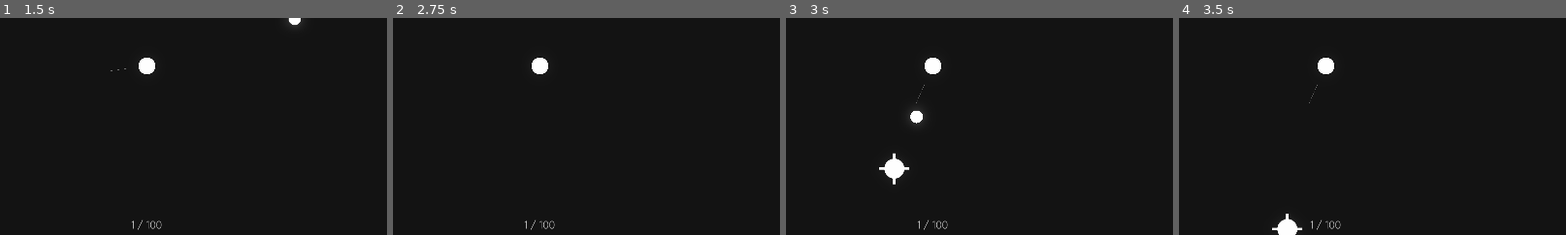
Above: before the commit, frames 1-4 (left to right).
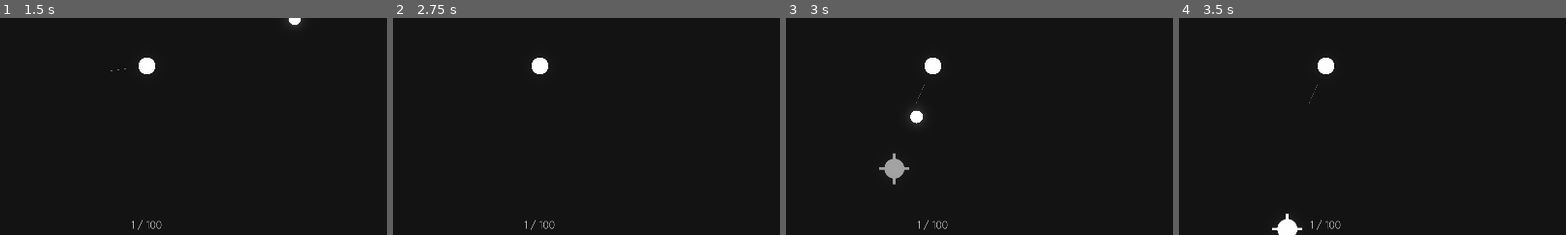
Above: after the commit, the same moments.

Repository: aiden10/towertide
Game: Godot game, scene res://Arena/arena.tscn
Two runs of this game, one before a commit and one after it. Both use one fixed random seed, a clock stepped at 60 frames per second and the inputs below.
Inputs (mouse positions are % of the whole screen's width and height, from its top left):
- Up to frame 1 (1.5 s): tap Enter at 0.5 s; move the mouse to (72, 45) at 0.52 s; press the mouse at (72, 45) at 0.53 s; hold D (right) 0.53-1.28 s; move the mouse to (30, 55) at 1.27 s; release the mouse at (30, 55) at 1.28 s; hold S (down) from 1.28 s (still down); click (30, 55) at 1.35 s
- Up to frame 2 (2.75 s): move the mouse to (60, 28) at 2.02 s; release S (down) at 2.03 s; press the mouse at (60, 28) at 2.03 s; hold D (right) from 2.03 s (still down); tap 1 (place_tower1) at 2.1 s
- Up to frame 3 (3 s): move the mouse to (45, 70) at 2.77 s; release D (right) at 2.78 s; release the mouse at (45, 70) at 2.78 s; hold W (up) from 2.78 s (still down); click (45, 70) at 2.85 s
- Up to frame 4 (3.5 s): keep holding W (up)
The pictures show only the part of the screen within x 31-81%, y 39-89%; the shares and areas given below are measured in that part.

Frames 1-2 are identical in both runs. In frame 3, 0.5% of the frame differs, in the area x 24-32%, y 62-77%; in frame 4, nothing differs.

Commit message:
added tower upgrade overlay

Diff:
--- a/Arena/arena.gd
+++ b/Arena/arena.gd
@@ -23,6 +23,13 @@
 	EventBus.arena_spawn.connect(add_to_arena)
 	EventBus.level_exited.connect(start_new_level)
 	EventBus.arena_initialized.emit()
+
+func _unhandled_input(event: InputEvent) -> void:
+	if event is InputEventMouseButton:
+		if event.button_index == MOUSE_BUTTON_LEFT and event.pressed:
+			if GameState.selected_tower:
+				GameState.selected_tower.deselect_tower()
+				GameState.selected_tower = null
 
 func _process(delta: float) -> void:
 	check_clear_condition()
--- a/Enemy/enemy.gd
+++ b/Enemy/enemy.gd
@@ -13,6 +13,7 @@
 var gold_drop_range: float
 var drop_count: int
 var knockback_velocity: Vector2 = Vector2.ZERO
+var died: bool = false
 
 func _physics_process(delta: float) -> void:
 	if knockback_velocity != Vector2.ZERO:
@@ -26,13 +27,14 @@
 
 func take_damage(damage_taken: float, knockback_direction: Vector2 = Vector2.ZERO) -> void:
 	health -= damage_taken
-	var tween = get_tree().create_tween()
-	tween.tween_property($Sprite, "modulate", Color8(255, 255, 255, 100), 0.02)
-	if health > 0:
+	var tween = create_tween()
+	tween.tween_property($Sprite, "modulate", Color8(255, 255, 255, 100), 0.1)
+	if health <= 0:
+		if not died:
+			tween.finished.connect(on_death)
+			died = true
+	else:
 		tween.tween_callback(reset_modulation)
-	if health <= 0:
-		tween.tween_property($Sprite, "modulate", Color8(0, 0, 0, 0), 0.01)
-		tween.tween_callback(on_death)
 
 	if knockback_direction != Vector2.ZERO:
 		knockback_velocity = knockback_direction * PlayerState.knockback
--- a/Overlay/Overlay.tscn
+++ b/Overlay/Overlay.tscn
@@ -9,6 +9,7 @@
 [ext_resource type="Texture2D" uid="uid://dy3wa6verao8k" path="res://sprites/towers/cross/f1.png" id="7_f0nbu"]
 [ext_resource type="PackedScene" uid="uid://dv8le20yq355c" path="res://overlay/stat_allocation/StatsAllocation.tscn" id="8_idaox"]
 [ext_resource type="Texture2D" uid="uid://5jyf0xi3t30s" path="res://sprites/overlay/arrow.png" id="9_lquxq"]
+[ext_resource type="PackedScene" uid="uid://4w1hmsky4dxm" path="res://overlay/upgrade_menu/UpgradeMenu.tscn" id="10_gi2n7"]
 
 [sub_resource type="StyleBoxFlat" id="StyleBoxFlat_3djtx"]
 bg_color = Color(0.6, 0.6, 0.6, 0.0392157)
@@ -250,3 +251,6 @@
 scale = Vector2(0.5, 0.5)
 pivot_offset = Vector2(89, 56)
 texture = ExtResource("9_lquxq")
+
+[node name="UpgradeMenu" parent="CanvasLayer" instance=ExtResource("10_gi2n7")]
+visible = false
--- a/Overlay/stat_allocation/stats_allocation.gd
+++ b/Overlay/stat_allocation/stats_allocation.gd
@@ -50,11 +50,11 @@
 	bullet_speed_container.mouse_exited.connect(_bullet_speed_container_exited)
 	pierce_container.mouse_entered.connect(_pierce_container_entered)
 	pierce_container.mouse_exited.connect(_pierce_container_exited)
-
 	self.visible = false
+	if PlayerState.levels_available > 0:
+		_on_level_up()
 
 func _damage_container_entered() -> void:
-	print("damage container entered")
 	damage_container.modulate = Color8(255, 255, 255, 150)
 func _damage_container_exited() -> void:
 	damage_container.modulate = Color8(255, 255, 255, 255)
--- /dev/null
+++ b/Overlay/upgrade_menu/UpgradeMenu.tscn
@@ -0,0 +1,143 @@
+[gd_scene load_steps=7 format=3 uid="uid://4w1hmsky4dxm"]
+
+[ext_resource type="Theme" uid="uid://c6j20s0418q2g" path="res://resources/main_theme.tres" id="1_vdpxo"]
+[ext_resource type="Texture2D" uid="uid://dy3wa6verao8k" path="res://sprites/towers/cross/f1.png" id="2_678dg"]
+[ext_resource type="Script" path="res://overlay/upgrade_menu/upgrade_menu.gd" id="2_xj3u0"]
+[ext_resource type="Texture2D" uid="uid://dubu0owmc1kjs" path="res://sprites/towers/cross/f5.png" id="3_hcvc4"]
+[ext_resource type="Texture2D" uid="uid://bcdrfgq3elr05" path="res://sprites/overlay/gold.png" id="4_mj6ee"]
+
+[sub_resource type="StyleBoxFlat" id="StyleBoxFlat_f8jxe"]
+bg_color = Color(0.235294, 0.235294, 0.235294, 0.196078)
+corner_radius_top_left = 15
+corner_radius_top_right = 15
+corner_radius_bottom_right = 15
+corner_radius_bottom_left = 15
+expand_margin_left = 25.0
+expand_margin_top = 25.0
+expand_margin_right = 25.0
+expand_margin_bottom = 25.0
+
+[node name="UpgradeMenu" type="MarginContainer"]
+anchors_preset = 6
+anchor_left = 1.0
+anchor_top = 0.5
+anchor_right = 1.0
+anchor_bottom = 0.5
+offset_left = -103.0
+offset_top = -104.0
+offset_bottom = 104.0
+grow_horizontal = 0
+grow_vertical = 2
+theme = ExtResource("1_vdpxo")
+theme_override_constants/margin_right = 75
+script = ExtResource("2_xj3u0")
+
+[node name="PanelContainer" type="PanelContainer" parent="."]
+layout_mode = 2
+theme_override_styles/panel = SubResource("StyleBoxFlat_f8jxe")
+
+[node name="VBoxContainer" type="VBoxContainer" parent="PanelContainer"]
+layout_mode = 2
+theme_override_constants/separation = 10
+
+[node name="TowerName" type="Label" parent="PanelContainer/VBoxContainer"]
+layout_mode = 2
+text = "Cross Tower"
+
+[node name="TowerImage" type="TextureRect" parent="PanelContainer/VBoxContainer"]
+custom_minimum_size = Vector2(100, 100)
+layout_mode = 2
+size_flags_horizontal = 4
+size_flags_vertical = 4
+texture = ExtResource("2_678dg")
+expand_mode = 2
+
+[node name="Upgrade1" type="VBoxContainer" parent="PanelContainer/VBoxContainer"]
+layout_mode = 2
+theme_override_constants/separation = 10
+
+[node name="NextTowerContainer" type="HBoxContainer" parent="PanelContainer/VBoxContainer/Upgrade1"]
+layout_mode = 2
+theme_override_constants/separation = 15
+
+[node name="Upgrade1Button" type="Button" parent="PanelContainer/VBoxContainer/Upgrade1/NextTowerContainer"]
+layout_mode = 2
+text = "Upgrade1"
+
+[node name="Upgrade1Image" type="TextureRect" parent="PanelContainer/VBoxContainer/Upgrade1/NextTowerContainer"]
+layout_mode = 2
+texture = ExtResource("3_hcvc4")
+expand_mode = 2
+
+[node name="PriceContainer" type="HBoxContainer" parent="PanelContainer/VBoxContainer/Upgrade1"]
+layout_mode = 2
+theme_override_constants/separation = 20
+
+[node name="TextureRect" type="TextureRect" parent="PanelContainer/VBoxContainer/Upgrade1/PriceContainer"]
+layout_mode = 2
+texture = ExtResource("4_mj6ee")
+expand_mode = 3
+
+[node name="Upgrade1Price" type="Label" parent="PanelContainer/VBoxContainer/Upgrade1/PriceContainer"]
+layout_mode = 2
+text = "200"
+
+[node name="Upgrade2" type="VBoxContainer" parent="PanelContainer/VBoxContainer"]
+layout_mode = 2
+theme_override_constants/separation = 10
+
+[node name="NextTowerContainer" type="HBoxContainer" parent="PanelContainer/VBoxContainer/Upgrade2"]
+layout_mode = 2
+theme_override_constants/separation = 15
+
+[node name="Upgrade2Button" type="Button" parent="PanelContainer/VBoxContainer/Upgrade2/NextTowerContainer"]
+layout_mode = 2
+text = "Upgrade2"
+
+[node name="Upgrade2Image" type="TextureRect" parent="PanelContainer/VBoxContainer/Upgrade2/NextTowerContainer"]
+layout_mode = 2
+texture = ExtResource("3_hcvc4")
+expand_mode = 2
+
+[node name="PriceContainer" type="HBoxContainer" parent="PanelContainer/VBoxContainer/Upgrade2"]
+layout_mode = 2
+theme_override_constants/separation = 20
+
+[node name="TextureRect" type="TextureRect" parent="PanelContainer/VBoxContainer/Upgrade2/PriceContainer"]
+layout_mode = 2
+texture = ExtResource("4_mj6ee")
+expand_mode = 3
+
+[node name="Upgrade2Price" type="Label" parent="PanelContainer/VBoxContainer/Upgrade2/PriceContainer"]
+layout_mode = 2
+text = "200"
+
+[node name="Upgrade3" type="VBoxContainer" parent="PanelContainer/VBoxContainer"]
+layout_mode = 2
+theme_override_constants/separation = 10
+
+[node name="NextTowerContainer" type="HBoxContainer" parent="PanelContainer/VBoxContainer/Upgrade3"]
+layout_mode = 2
+theme_override_constants/separation = 15
+
+[node name="Upgrade3Button" type="Button" parent="PanelContainer/VBoxContainer/Upgrade3/NextTowerContainer"]
+layout_mode = 2
+text = "Upgrade1"
+
+[node name="Upgrade3Image" type="TextureRect" parent="PanelContainer/VBoxContainer/Upgrade3/NextTowerContainer"]
+layout_mode = 2
+texture = ExtResource("3_hcvc4")
+expand_mode = 2
+
+[node name="PriceContainer" type="HBoxContainer" parent="PanelContainer/VBoxContainer/Upgrade3"]
+layout_mode = 2
+theme_override_constants/separation = 20
+
+[node name="TextureRect" type="TextureRect" parent="PanelContainer/VBoxContainer/Upgrade3/PriceContainer"]
+layout_mode = 2
+texture = ExtResource("4_mj6ee")
+expand_mode = 3
+
+[node name="Upgrade3Price" type="Label" parent="PanelContainer/VBoxContainer/Upgrade3/PriceContainer"]
+layout_mode = 2
+text = "200"
--- /dev/null
+++ b/Overlay/upgrade_menu/upgrade_menu.gd
@@ -0,0 +1,90 @@
+extends MarginContainer
+
+var tower: Tower
+@onready var tower_name: Label = $PanelContainer/VBoxContainer/TowerName
+@onready var tower_image: TextureRect = $PanelContainer/VBoxContainer/TowerImage
+@onready var upgrade1_button: Button = $PanelContainer/VBoxContainer/Upgrade1/NextTowerContainer/Upgrade1Button
+@onready var upgrade1_image: TextureRect = $PanelContainer/VBoxContainer/Upgrade1/NextTowerContainer/Upgrade1Image
+@onready var upgrade1_price: Label = $PanelContainer/VBoxContainer/Upgrade1/PriceContainer/Upgrade1Price
+@onready var upgrade2_button: Button = $PanelContainer/VBoxContainer/Upgrade2/NextTowerContainer/Upgrade2Button
+@onready var upgrade2_image: TextureRect = $PanelContainer/VBoxContainer/Upgrade2/NextTowerContainer/Upgrade2Image
+@onready var upgrade2_price: Label = $PanelContainer/VBoxContainer/Upgrade2/PriceContainer/Upgrade2Price
+@onready var upgrade3_button: Button = $PanelContainer/VBoxContainer/Upgrade3/NextTowerContainer/Upgrade3Button
+@onready var upgrade3_image: TextureRect = $PanelContainer/VBoxContainer/Upgrade3/NextTowerContainer/Upgrade3Image
+@onready var upgrade3_price: Label = $PanelContainer/VBoxContainer/Upgrade3/PriceContainer/Upgrade3Price
+
+func _ready() -> void:
+	EventBus.tower_selected.connect(_show_upgrades)
+	EventBus.tower_deselected.connect(_hide_upgrades)
+	upgrade1_button.pressed.connect(_upgrade1)
+	upgrade2_button.pressed.connect(_upgrade2)
+	upgrade3_button.pressed.connect(_upgrade3)
+
+func _upgrade1() -> void:
+	if upgrade1_button.text == Towers.end_of_path_name:
+		return
+	## Replace GameState.selected_tower with tower.upgrade1_scene
+
+func _upgrade2() -> void:
+	if upgrade2_button.text == Towers.end_of_path_name:
+		return
+func _upgrade3() -> void:
+	if upgrade3_button.text == Towers.end_of_path_name:
+		return
+
+func _show_upgrades() -> void:
+	self.visible = true
+	tower = GameState.selected_tower
+	tower_name.text = tower.tower_name
+	tower_image.texture = tower.image
+
+	# Upgrade 1
+	if not tower.upgrade1_price:
+		upgrade1_price.text = Towers.end_of_path_cost
+	else:
+		upgrade1_price.text = str(tower.upgrade1_price)
+
+	if not tower.upgrade1_name:
+		upgrade1_button.text = Towers.end_of_path_name
+	else:
+		upgrade1_button.text = tower.upgrade1_name
+
+	if not tower.upgrade1_image:
+		upgrade1_image.texture = Towers.end_of_path_image
+	else:
+		upgrade1_image.texture = tower.upgrade1_image
+
+	# Upgrade 2
+	if not tower.upgrade2_price:
+		upgrade2_price.text = Towers.end_of_path_cost
+	else:
+		upgrade2_price.text = str(tower.upgrade2_price)
+
+	if not tower.upgrade2_name:
+		upgrade2_button.text = Towers.end_of_path_name
+	else:
+		upgrade2_button.text = tower.upgrade2_name
+
+	if not tower.upgrade2_image:
+		upgrade2_image.texture = Towers.end_of_path_image
+	else:
+		upgrade2_image.texture = tower.upgrade2_image
+
+	# Upgrade 3
+	if not tower.upgrade3_price:
+		upgrade3_price.text = Towers.end_of_path_cost
+	else:
+		upgrade3_price.text = str(tower.upgrade3_price)
+
+	if not tower.upgrade3_name:
+		upgrade3_button.text = Towers.end_of_path_name
+	else:
+		upgrade3_button.text = tower.upgrade3_name
+
+	if not tower.upgrade3_image:
+		upgrade3_image.texture = Towers.end_of_path_image
+	else:
+		upgrade3_image.texture = tower.upgrade3_image
+
+func _hide_upgrades() -> void:
+	self.visible = false
--- a/Player/player.gd
+++ b/Player/player.gd
@@ -87,7 +87,7 @@
 func process_regen(delta: float) -> void:
 	regen_timer -= delta
 	if regen_timer <= 0:
-		PlayerState.health += PlayerState.regen
+		PlayerState.health = (PlayerState.health + PlayerState.regen) % PlayerState.max_health
 		regen_timer = PlayerState.regen_cooldown
 
 func _add_item_scene(item_scene: PackedScene) -> void:
--- a/autoloads/event_bus.gd
+++ b/autoloads/event_bus.gd
@@ -15,3 +15,5 @@
 signal door_visible
 signal door_not_visible
 signal update_spawning_bar(time, enemies_to_spawn, time_scale)
+signal tower_selected
+signal tower_deselected
--- a/autoloads/towers.gd
+++ b/autoloads/towers.gd
@@ -3,3 +3,8 @@
 var CROSS_COST: int = 10
 var CROSS_NAME: String = "Cross Tower"
 var CROSS_COOLDOWN: float = 2
+var CROSS_IMAGE: Texture = load("res://sprites/towers/cross/f1.png")
+
+var end_of_path_name: String = "End of path"
+var end_of_path_image: Texture = load("res://sprites/towers/lock.png")
+var end_of_path_cost: String = "N/A"
--- a/items/regen/regen_potion.gd
+++ b/items/regen/regen_potion.gd
@@ -8,7 +8,7 @@
 	price = Items.REGEN_PRICE
 	image_path = Items.REGEN_IMAGE_PATH
 	image = load(image_path)
-	PlayerState.regen_cooldown -= 3
+	PlayerState.regen_cooldown -= 5
 
 func use(_delta: float) -> void:
 	pass
--- a/states/game_state.gd
+++ b/states/game_state.gd
@@ -5,3 +5,4 @@
 var clear_condition: int = 3
 var door_position: Vector2 = Vector2.ZERO
 var player_position: Vector2
+var selected_tower: Tower
--- a/towers/cross/CrossTower.tscn
+++ b/towers/cross/CrossTower.tscn
@@ -11,7 +11,8 @@
 [ext_resource type="Texture2D" uid="uid://d4c2ii4rp81i" path="res://sprites/towers/cross/f8.png" id="8_n651x"]
 [ext_resource type="Texture2D" uid="uid://cbjt7sr5k6dy6" path="res://sprites/towers/cross/f9.png" id="9_p7kx7"]
 
-[sub_resource type="RectangleShape2D" id="RectangleShape2D_kcfrt"]
+[sub_resource type="CircleShape2D" id="CircleShape2D_rtdie"]
+radius = 42.0
 
 [sub_resource type="SpriteFrames" id="SpriteFrames_hsmet"]
 animations = [{
@@ -54,15 +55,15 @@
 [node name="CrossTower" type="Area2D"]
 script = ExtResource("1_qcd6w")
 
-[node name="CollisionShape2D" type="CollisionShape2D" parent="."]
-shape = SubResource("RectangleShape2D_kcfrt")
+[node name="SelectHitbox" type="CollisionShape2D" parent="."]
+shape = SubResource("CircleShape2D_rtdie")
 
 [node name="Sprite" type="AnimatedSprite2D" parent="."]
 position = Vector2(5.68434e-14, -1)
 scale = Vector2(0.202918, 0.202918)
 sprite_frames = SubResource("SpriteFrames_hsmet")
 
-[node name="Area2D" type="Area2D" parent="."]
+[node name="PlacementRadius" type="Area2D" parent="."]
 
-[node name="CollisionShape2D" type="CollisionShape2D" parent="Area2D"]
+[node name="PlacementHitbox" type="CollisionShape2D" parent="PlacementRadius"]
 shape = SubResource("CircleShape2D_m0uk7")
--- a/towers/cross/cross_tower.gd
+++ b/towers/cross/cross_tower.gd
@@ -12,6 +12,7 @@
 	cooldown = Towers.CROSS_COOLDOWN
 	shot_timer = cooldown
 	damage = PlayerState.damage
+	image = Towers.CROSS_IMAGE
 
 func _process(delta: float) -> void:
 	damage = PlayerState.damage
--- a/towers/tower.gd
+++ b/towers/tower.gd
@@ -7,16 +7,61 @@
 var cost: int
 var damage: float
 var kills: int
+var image: Texture
+
+## Tower upgrades
+var upgrade1_name: String
+var upgrade2_name: String
+var upgrade3_name: String
+
+var upgrade1_price: int
+var upgrade2_price: int
+var upgrade3_price: int
+
+var upgrade1_image: Texture
+var upgrade2_image: Texture
+var upgrade3_image: Texture
+
+var upgrade1_scene: PackedScene
+var upgrade2_scene: PackedScene
+var upgrade3_scene: PackedScene
+
+func _init() -> void:
+	mouse_entered.connect(_on_mouse_enter)
+	mouse_exited.connect(_on_mouse_exit)
+	input_event.connect(_on_input_event)
+	EventBus.tower_selected.connect(_on_mouse_exit)
 
 func upgrade(new_tower_scene: PackedScene) -> void:
 	var new_tower = new_tower_scene.instantiate()
 	EventBus.arena_spawn.emit(new_tower)
 	queue_free()
 
+func _on_input_event(_viewport: Node, event: InputEvent, _shape_idx: int) -> void:
+	if event is InputEventMouseButton:
+		if event.button_index == MOUSE_BUTTON_LEFT and event.pressed:
+			_on_tower_clicked()
+
 ## Highlight the selected tower
-func _mouse_enter() -> void:
-	pass
+func _on_mouse_enter() -> void:
+	if GameState.selected_tower != self:
+		$Sprite.modulate = Color8(255, 255, 255, 150)
 
 ## Unhighlight the tower
-func _mouse_exit() -> void:
-	pass
+func _on_mouse_exit() -> void:
+	if GameState.selected_tower != self:
+		$Sprite.modulate = Color8(255, 255, 255, 255)
+
+func _on_tower_clicked() -> void:
+	if GameState.selected_tower == self:
+		deselect_tower()
+		return
+
+	GameState.selected_tower = self
+	EventBus.tower_selected.emit()
+	$Sprite.modulate = Color8(255, 500, 255, 100)
+
+func deselect_tower() -> void:
+	EventBus.tower_deselected.emit()
+	$Sprite.modulate = Color8(255, 255, 255, 255)
+	GameState.selected_tower = null
Not shown: 1 places in Overlay/Overlay.tscn that only renumber resources
Binary file added: sprites/towers/lock.png
Not shown, added: sprites/towers/lock.png.import
Not shown, changed: todo.txt
